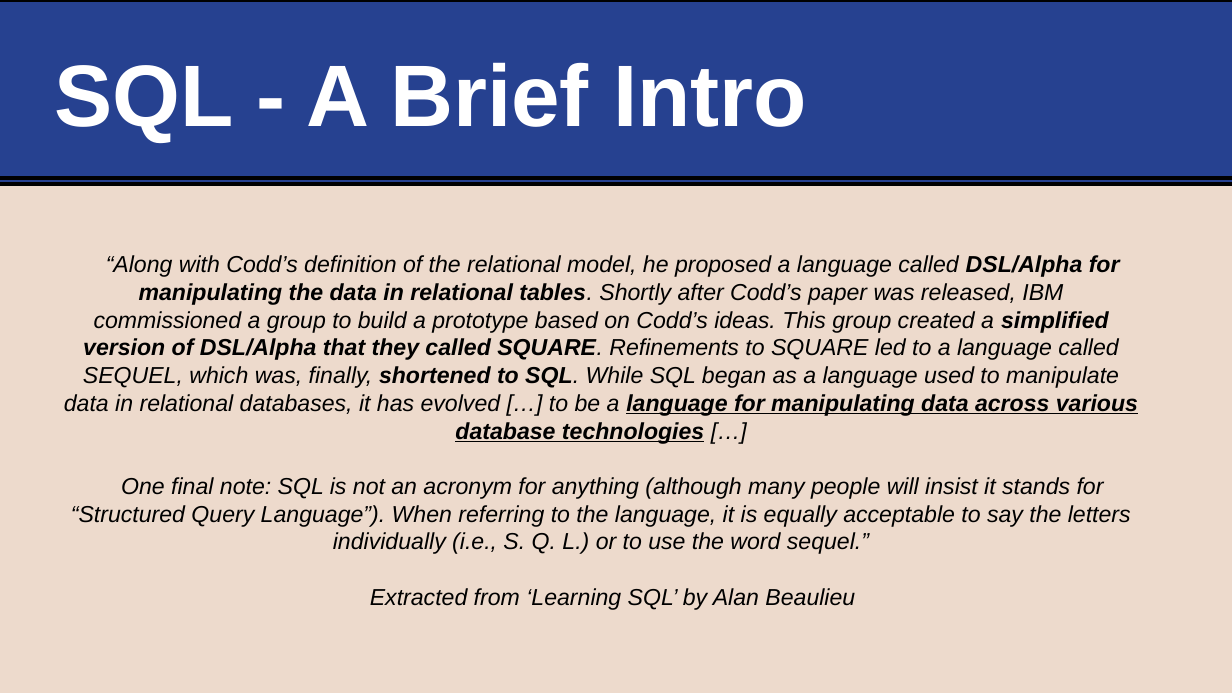
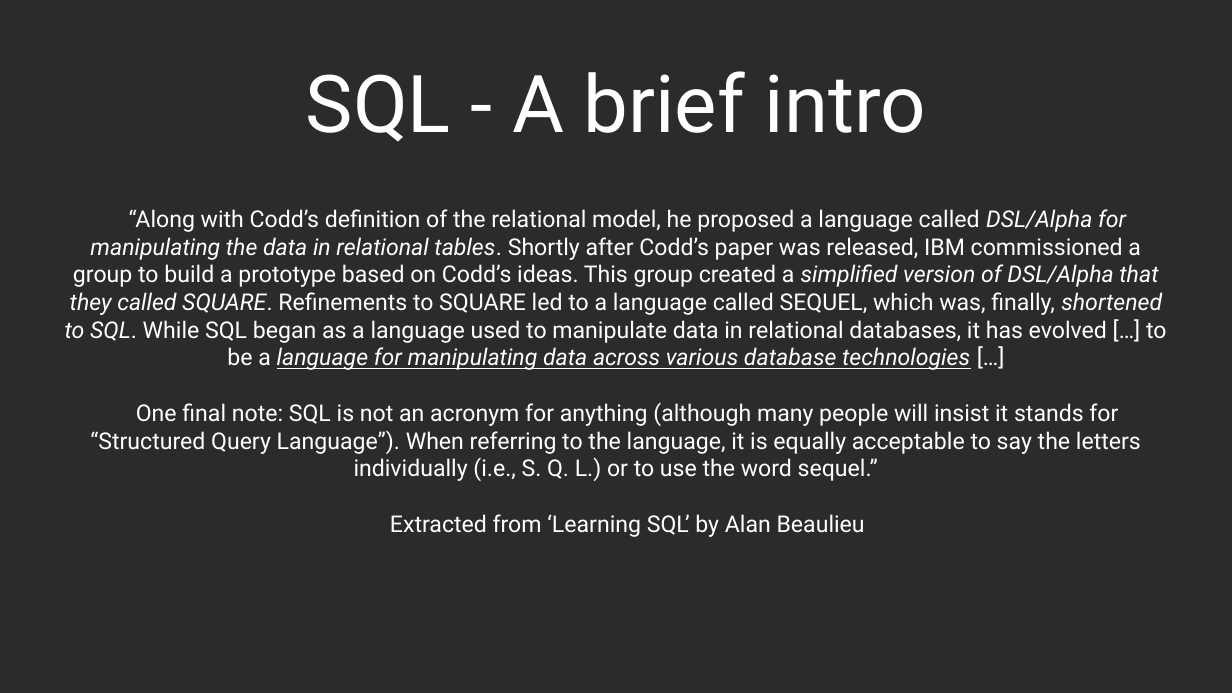
Before and after one commit to life-efficient/Data-Engineering, a slide deck: slide 6 of 2. SQL/1. SQL Basics/1. SQL Basics.pptx (slide 5 before the commit). Drawn at 1232x693 pixels with LibreOffice and Linux fonts; fonts in the diff are those of the drawing; background and template pictures are left out; a plain dark background stands for a picture behind light text. Boxes give left, top, right and bottom in pixels: in the first picture for what was removed or moved away, otherwise in the second. Text is boxed around its words. In the diff, an @@ line names an element or a change of style, - is before the commit and + after.

```diff
--- a/2. SQL/1. SQL Basics/1. SQL Basics.pptx
+++ b/2. SQL/1. SQL Basics/1. SQL Basics.pptx
@@ background #EDDACC to picture (left out) @@
@@ rectangle removed at (x1=0, y1=0, x2=1232, y2=184) @@
@@ title "SQL - A brief intro" at (x1=306, y1=71, x2=926, y2=142): vertical alignment middle to bottom @@
@@ title at (x1=306, y1=71, x2=926, y2=142): text changed; size 136 to 124.2 pt; font Arial to Roboto; bold off @@
-SQL - A Brief Intro
+SQL - A brief intro
@@ line removed from (0, 178) to (1232, 178) @@
@@ text "“Along with Codd’s definition of ..." moved from (x1=64, y1=255, x2=1138, y2=610) to (x1=65, y1=209, x2=1166, y2=537) @@
@@ text "“Along with Codd’s definition of ..." at (x1=65, y1=209, x2=1166, y2=537): font Arial to Roboto, text colour #000000 to #FFFFFF; bold off in "DSL/Alpha for manipulating the data in relational ..."; italic off in "“Along with Codd’s definition of the relational ...", "One final note: SQL is not an ...", "Extracted from ‘Learning SQL’ by Alan Beaulieu" @@
```
Also in this commit, not shown: 23 other slides changed, 4 slides added, 3 slides removed, 1 other file.
